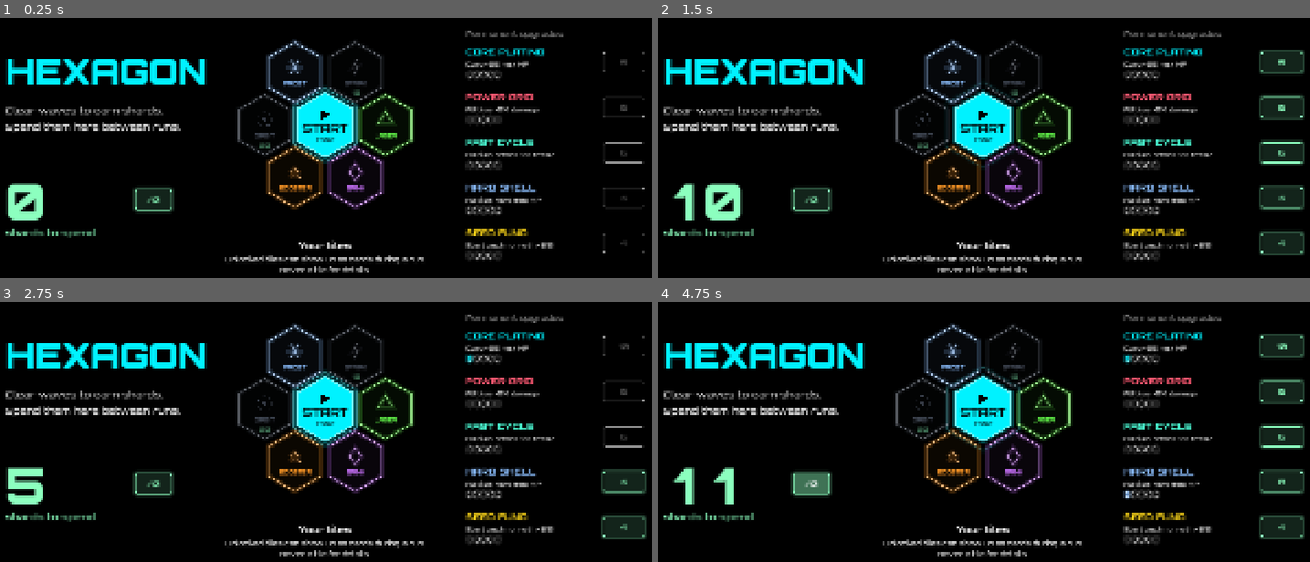
Above: before the commit, frames 1-4 (two rows, left to right).
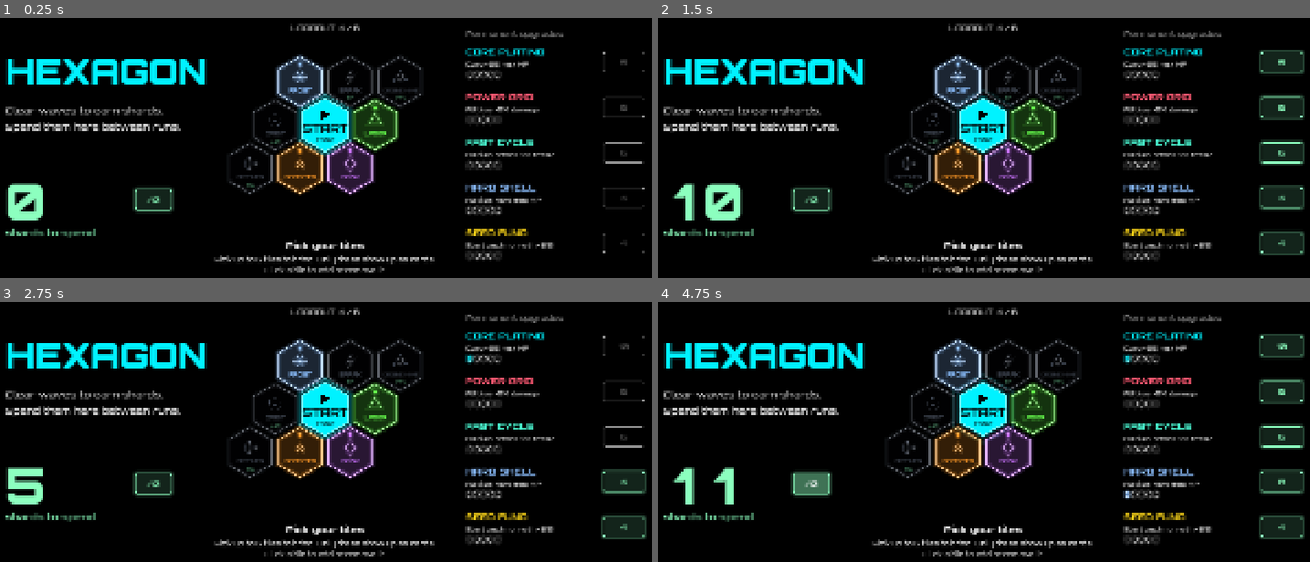
Above: after the commit, the same moments.

Repository: seoyeonwoo11/hexagon
Game: Godot game, scene res://scenes/main.tscn
Same seed, same stepped clock (60 frames per second), same inputs: the game is played once before the commit and once after it.
Inputs:
- Up to frame 1 (0.25 s): no input
- Up to frame 2 (1.5 s): click "+10" at 0.5 s; click "1x" at 1.25 s
- Up to frame 3 (2.75 s): click "5" at 2 s
- Up to frame 4 (4.75 s): click "4" at 2.75 s; click "1x" at 3.5 s; click "+10" at 4.25 s

The runs differ from the first frame. In frame 1, 8.4% of the frame differs, in the area x 32-67%, y 2-98%; in frame 2, 8.4%; in frame 3, 8.4%; in frame 4, 8.5%.

Commit message:
출정 타일: 시작 화면에서 최대 6종을 골라 그 타일만 카드로 나옴
- Meta.loadout (저장됨), 산 타일은 자리가 있으면 바로 들어감, 마지막 1개는 못 뺌
- 시작 화면 벌집에 8종 배치 (DRONE HIVE, ARCHER는 양 끝), 출정/꺼짐/잠김 표시, LOADOUT n/6

Co-Authored-By: Claude Opus 5.5 <noreply@anthropic.com>
Claude-Session: https://claude.ai/code/session_01FxD1R6gogt5cwBiW2ee9Dt

Diff:
--- a/scripts/game.gd
+++ b/scripts/game.gd
@@ -180,8 +180,9 @@
 func make_options() -> Array:
 	var pool: Array = []
 	if not board.placeable_cells().is_empty():
+		# 출정 타일(시작 화면에서 고른 최대 6종)만 카드로 나온다
 		for kind in TileDefs.PLACEABLE:
-			if not Meta.is_tile_unlocked(kind):
+			if not Meta.in_loadout(kind):
 				continue
 			var def := TileDefs.get_def(kind)
 			pool.append({"type": "tile", "kind": kind, "tag": CARD_TAG_TILE,
--- a/scripts/meta.gd
+++ b/scripts/meta.gd
@@ -21,6 +21,8 @@
 ## 처음부터 쓸 수 있는 타일과 SHARD로 사야 하는 타일 (가격).
 const STARTER_TILES: Array[String] = ["laser", "frost", "bank"]
 const TILE_PRICES := {"spark": 12, "archer": 15, "orbit": 20, "drone": 25}
+## 한 판에 들고 갈 수 있는 타일 종류 수 (출정 타일). 카드에는 이 타일들만 나온다.
+const MAX_LOADOUT := 6
 
 ## 효과 수치 (레벨당)
 const CORE_HP_PER_LV := 25.0
@@ -34,6 +36,8 @@
 static var best_wave := 0
 static var levels := {}
 static var unlocked: Array[String] = []
+## 출정 타일 (최대 MAX_LOADOUT개)
+static var loadout: Array[String] = ["laser", "frost", "booster", "bank"]
 ## 마지막 판 결과 (시작 화면 안내용). wave가 0이면 아직 끝난 판이 없음.
 static var last_run_wave := 0
 static var last_run_shards := 0
@@ -95,8 +99,45 @@
 		return false
 	shards -= TILE_PRICES[kind]
 	unlocked.append(kind)
+	# 자리가 있으면 바로 출정 타일에 넣는다
+	if loadout.size() < MAX_LOADOUT:
+		loadout.append(kind)
 	save_data()
 	return true
+
+
+## 출정 타일에 들어 있는지 (풀린 타일만).
+static func in_loadout(kind: String) -> bool:
+	return loadout.has(kind) and is_tile_unlocked(kind)
+
+
+static func loadout_full() -> bool:
+	return loadout.size() >= MAX_LOADOUT
+
+
+## 출정 타일에 넣거나 뺀다. 마지막 1개는 뺄 수 없고, 가득 차면 넣을 수 없다. 바뀌면 true.
+static func toggle_loadout(kind: String) -> bool:
+	if not is_tile_unlocked(kind):
+		return false
+	if loadout.has(kind):
+		if loadout.size() <= 1:
+			return false
+		loadout.erase(kind)
+	elif loadout_full():
+		return false
+	else:
+		loadout.append(kind)
+	save_data()
+	return true
+
+
+## 기본 출정 타일: 풀린 타일을 TileDefs.PLACEABLE 순서로 MAX_LOADOUT개까지.
+static func default_loadout() -> Array[String]:
+	var result: Array[String] = []
+	for kind in TileDefs.PLACEABLE:
+		if is_tile_unlocked(kind) and result.size() < MAX_LOADOUT:
+			result.append(kind)
+	return result
 
 
 ## 판 시작 시 적용할 값들
@@ -125,6 +166,7 @@
 	best_wave = 0
 	levels = {}
 	unlocked = []
+	loadout = default_loadout()
 	last_run_wave = 0
 	last_run_shards = 0
 
@@ -135,6 +177,7 @@
 	cfg.set_value("meta", "best_wave", best_wave)
 	cfg.set_value("meta", "levels", levels)
 	cfg.set_value("meta", "unlocked", Array(unlocked))
+	cfg.set_value("meta", "loadout", Array(loadout))
 	cfg.save(save_path)
 
 
@@ -158,3 +201,11 @@
 	levels = cfg.get_value("meta", "levels", {})
 	for kind in cfg.get_value("meta", "unlocked", []):
 		unlocked.append(String(kind))
+	# 예전 저장 파일에는 출정 타일이 없다 -> 기본값
+	if cfg.has_section_key("meta", "loadout"):
+		loadout.clear()
+		for kind in cfg.get_value("meta", "loadout", []):
+			if TileDefs.DEFS.has(String(kind)) and is_tile_unlocked(String(kind)):
+				loadout.append(String(kind))
+	if loadout.is_empty():
+		loadout = default_loadout()
--- a/scripts/shop.gd
+++ b/scripts/shop.gd
@@ -4,7 +4,8 @@
 ##
 ## 배치 (1920x1080 기준):
 ##   왼쪽  : 게임 이름, 지난 판 결과, 가진 SHARD
-##   가운데: 벌집 모양 보드. 가운데 육각형이 START, 둘레 6칸이 타일 (잠긴 타일은 클릭해서 구매)
+##   가운데: 벌집 모양 보드. 가운데 육각형이 START, 둘레가 타일.
+##           잠긴 타일은 클릭해서 구매, 풀린 타일은 클릭해서 출정 타일(최대 6종)에 넣거나 뺀다
 ##   오른쪽: 영구 강화 목록 (이름, 설명, 육각형 레벨 표시, 구매 버튼)
 ## 벌집 아래 설명 줄은 마우스를 올린 칸을 설명한다.
 
@@ -177,7 +178,9 @@
 
 
 func _on_tile_clicked(kind: String) -> void:
-	if Meta.buy_tile(kind):
+	var changed := Meta.toggle_loadout(kind) if Meta.is_tile_unlocked(kind) \
+			else Meta.buy_tile(kind)
+	if changed:
 		refresh()
 
 
@@ -191,16 +194,21 @@
 		_caption_body.text = "Click the core or press Enter."
 		return
 	if kind == "none":
-		_caption_title.text = "Your tiles"
+		_caption_title.text = "Pick your tiles"
 		_set_color(_caption_title, Color.WHITE)
-		_caption_body.text = "Unlocked tiles can show up as cards during a run.\nHover a tile for details."
+		_caption_body.text = "Pick up to %d tiles to bring. Only these show up as cards.\nClick a tile to add or remove it." % Meta.MAX_LOADOUT
 		return
 	var def := TileDefs.get_def(kind)
 	_caption_title.text = def["name"]
 	_set_color(_caption_title, def["color"])
 	var action := ""
-	if Meta.is_tile_unlocked(kind):
-		action = "Unlocked"
+	if Meta.in_loadout(kind):
+		action = "In your loadout. Click to remove." if Meta.loadout.size() > 1 \
+				else "In your loadout (you need at least one)."
+	elif Meta.is_tile_unlocked(kind):
+		action = "Loadout full (%d/%d). Remove a tile first." % [Meta.loadout.size(), Meta.MAX_LOADOUT] \
+				if Meta.loadout_full() else "Click to add to your loadout (%d/%d)." \
+				% [Meta.loadout.size(), Meta.MAX_LOADOUT]
 	else:
 		var price: int = Meta.TILE_PRICES[kind]
 		if Meta.shards >= price:
@@ -280,7 +288,9 @@
 	## "" = START 위, "none" = 아무것도 아님, 그 외 = 타일 종류
 	signal hover_changed(kind: String)
 
-	const R := 92.0
+	const R := 76.0
+	## 둘레 6칸 다음에 놓을 칸 (가로 양 끝). 타일 종류가 늘면 여기에 추가
+	const EXTRA_CELLS: Array[Vector2i] = [Vector2i(2, -1), Vector2i(-2, 1), Vector2i(1, -2), Vector2i(-1, 2)]
 
 	var hovered := "none"
 	var _time := 0.0
@@ -291,9 +301,12 @@
 		mouse_filter = Control.MOUSE_FILTER_STOP
 		_font = Hud.font_weight(700)
 		_cells[Vector2i.ZERO] = ""
+		var slots: Array[Vector2i] = []
+		slots.append_array(HexGrid.DIRECTIONS)
+		slots.append_array(EXTRA_CELLS)
 		var kinds := TileDefs.PLACEABLE
-		for i in mini(kinds.size(), HexGrid.DIRECTIONS.size()):
-			_cells[HexGrid.DIRECTIONS[i]] = kinds[i]
+		for i in mini(kinds.size(), slots.size()):
+			_cells[slots[i]] = kinds[i]
 
 	func _process(delta: float) -> void:
 		if not is_visible_in_tree():
@@ -334,6 +347,10 @@
 
 	func _draw() -> void:
 		var c0 := _center()
+		# 위쪽: 출정 타일 수
+		var full := Meta.loadout_full()
+		_text(c0 + Vector2(0, -R * 3.35), "LOADOUT  %d / %d" % [Meta.loadout.size(), Meta.MAX_LOADOUT],
+				20, Color(1, 1, 1, 0.95) if full else Color(1, 1, 1, 0.7))
 		for cell in _cells:
 			var kind: String = _cells[cell]
 			var pos: Vector2 = c0 + HexGrid.axial_to_pixel(cell, R)
@@ -364,23 +381,33 @@
 	func _draw_tile(pos: Vector2, kind: String) -> void:
 		var def := TileDefs.get_def(kind)
 		var owned := Meta.is_tile_unlocked(kind)
+		var picked := Meta.in_loadout(kind)
 		var hot := hovered == kind
 		var c: Color = def["color"] if owned else LOCKED_COLOR
-		var intensity := 0.9 if owned else 0.55
+		# 출정 타일: 밝고 안이 채워짐 / 풀렸지만 안 넣은 타일: 흐림 / 잠김: 회색
+		var intensity := 1.0 if picked else 0.4 if owned else 0.55
 		if hot:
 			intensity += 0.3
-		NeonDraw.hexagon(self, pos, R * 0.86, c, intensity, 2.5, 0.12 if hot else 0.05)
+		var fill := 0.2 if picked else 0.03
+		NeonDraw.hexagon(self, pos, R * 0.86, c, intensity, 3.0 if picked else 2.0,
+				fill + (0.08 if hot else 0.0))
 		if hot:
 			NeonDraw.hexagon(self, pos, R * 0.96, Color.WHITE, 0.6, 1.5)
-		draw_set_transform(pos + Vector2(0, -14))
+		draw_set_transform(pos + Vector2(0, -12))
 		HexTile.draw_glyph(self, kind, R * 0.24, c, intensity, _time * 2.4)
 		draw_set_transform(Vector2.ZERO)
-		_text(pos + Vector2(0, 30), def["name"], 15, Color(c, 0.95 if owned else 0.7))
+		var name_size := 13 if def["name"].length() > 7 else 15
+		_text(pos + Vector2(0, 24), def["name"], name_size, Color(c, 0.95 if picked else 0.6))
 		if not owned:
 			var price: int = Meta.TILE_PRICES[kind]
 			var afford := Meta.shards >= price
 			var pc := SHARD_COLOR if afford else Color(SHARD_COLOR, 0.45)
-			_text(pos + Vector2(0, 54), "%d" % price, 18, pc)
+			_text(pos + Vector2(0, 44), "%d" % price, 17, pc)
+		elif picked:
+			# 출정 표시: 위쪽 꼭짓점 근처 작은 꽉 찬 육각형
+			NeonDraw.hexagon(self, pos + Vector2(0, -R * 0.6), 5.0, c, 1.0, 1.0, 1.0)
+		else:
+			_text(pos + Vector2(0, 44), "OFF", 13, Color(c, 0.5))
 
 	## pos를 글자 가운데(기준선 근처)로 하여 쓴다.
 	func _text(pos: Vector2, s: String, font_size: int, color: Color) -> void:
--- a/tests/test_meta.gd
+++ b/tests/test_meta.gd
@@ -68,13 +68,29 @@
 	_check(Meta.buy_tile("orbit") and Meta.is_tile_unlocked("orbit"), "buy orbit")
 	_check(not Meta.buy_tile("orbit"), "cannot buy twice")
 
+	# 출정 타일: 기본은 풀린 타일, 산 타일은 자리가 있으면 바로 들어감, 최대 6종
+	_check(Meta.in_loadout("orbit") and Meta.in_loadout("laser") and not Meta.in_loadout("spark"),
+			"loadout has unlocked tiles (%s)" % [Meta.loadout])
+	_check(Meta.toggle_loadout("bank") and not Meta.in_loadout("bank"), "remove from loadout")
+	_check(Meta.toggle_loadout("bank") and Meta.in_loadout("bank"), "add back to loadout")
+	_check(not Meta.toggle_loadout("spark"), "locked tile cannot join loadout")
+	Meta.buy_tile("spark")
+	_check(Meta.loadout.size() == Meta.MAX_LOADOUT and Meta.loadout_full(), "loadout fills to 6")
+	Meta.buy_tile("drone")
+	_check(Meta.is_tile_unlocked("drone") and not Meta.in_loadout("drone"), "7th tile stays out")
+	_check(not Meta.toggle_loadout("drone"), "cannot add when full")
+	Meta.toggle_loadout("spark")
+	_check(Meta.toggle_loadout("drone"), "swap spark for drone")
+
 	# 저장 후 다시 불러와도 그대로
 	var shards := Meta.shards
 	Meta.save_data()
 	Meta.reset()
 	Meta.load_data()
 	_check(Meta.shards == shards and Meta.level("core_hp") == 5 and Meta.is_tile_unlocked("orbit")
-			and not Meta.is_tile_unlocked("spark"), "save/load roundtrip")
+			and Meta.is_tile_unlocked("spark"), "save/load roundtrip")
+	_check(Meta.in_loadout("drone") and not Meta.in_loadout("spark") and Meta.loadout.size() == 6,
+			"loadout saved (%s)" % [Meta.loadout])
 
 	# START: 영구 강화가 판에 적용된다
 	_game.shop.start_pressed.emit()
@@ -86,7 +102,7 @@
 	var t := _game.board.place_tile(Vector2i(1, 0), "laser")
 	_check(absf(t.max_hp - 60.0 * 1.1) < 0.01, "tile hp bonus")
 
-	# 잠긴 타일(SPARK)은 카드에 나오지 않는다
+	# 출정 타일에 없는 타일(SPARK)은 카드에 나오지 않는다
 	var saw_spark := false
 	var saw_orbit := false
 	for i in 300:
@@ -95,7 +111,7 @@
 				saw_spark = true
 			if o["type"] == "tile" and o["kind"] == "orbit":
 				saw_orbit = true
-	_check(not saw_spark and saw_orbit, "locked tile cards hidden (spark %s, orbit %s)"
+	_check(not saw_spark and saw_orbit, "only loadout tiles in cards (spark %s, orbit %s)"
 			% [saw_spark, saw_orbit])
 
 	# 게임 오버: 버틴 웨이브만큼 SHARD가 들어오고 시작 화면이 다시 뜬다
